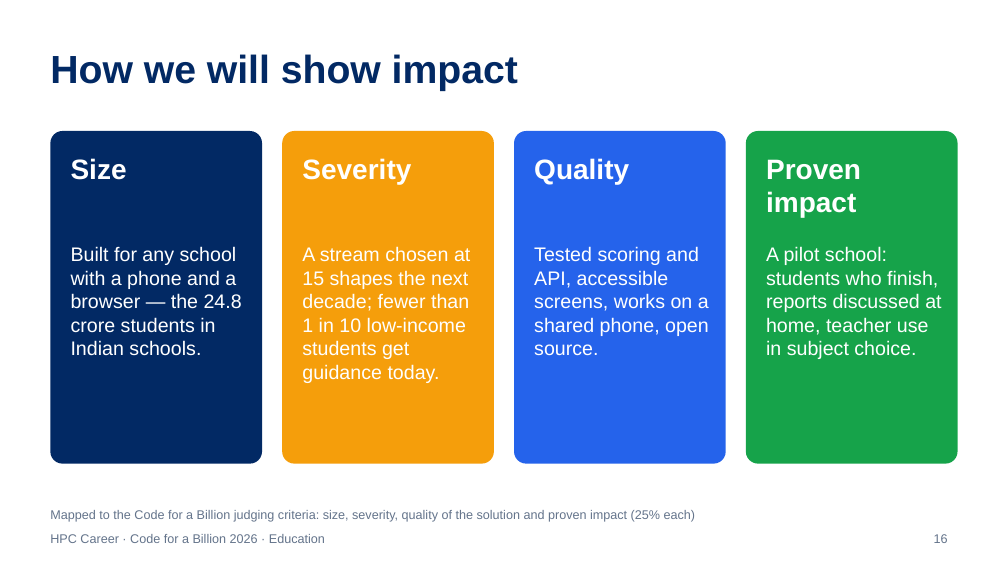
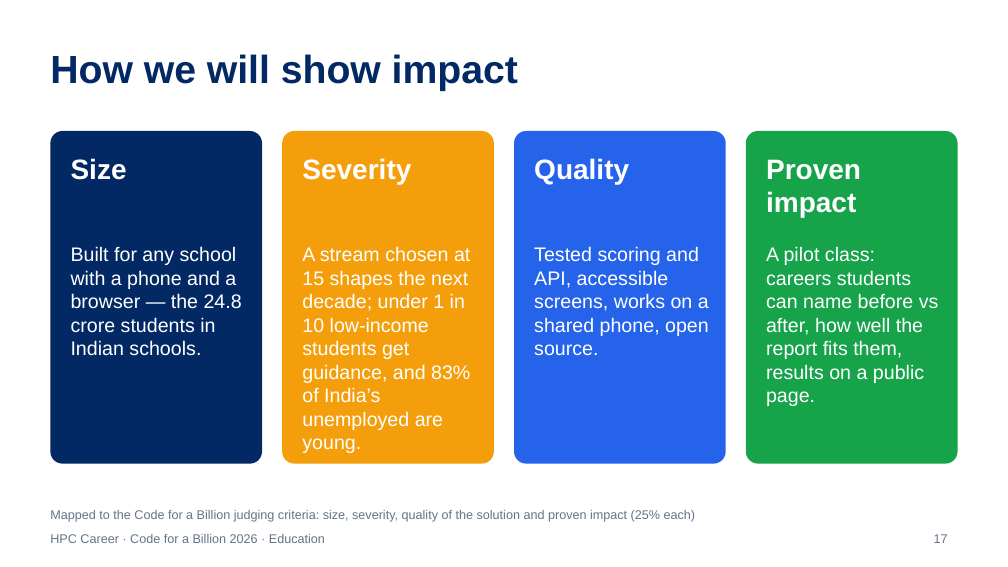
Before and after one commit to om-1115/hpc-career-agent, a slide deck: slide 17 of docs/HPC-Career-Explainer.pptx (slide 16 before the commit). Drawn at 1008x567 pixels with LibreOffice and Linux fonts; fonts in the diff are those of the drawing. Boxes give left, top, right and bottom in pixels: in the first picture for what was removed or moved away, otherwise in the second. Text is boxed around its words. In the diff, an @@ line names an element or a change of style, - is before the commit and + after.

```diff
--- a/docs/HPC-Career-Explainer.pptx
+++ b/docs/HPC-Career-Explainer.pptx
@@ text at (302, 246, 470, 453): text changed @@
-A stream chosen at 15 shapes the next decade; fewer than 1 in 10 low-income students get guidance today.
+A stream chosen at 15 shapes the next decade; under 1 in 10 low-income students get guidance, and 83% of India’s unemployed are young.
@@ text at (766, 246, 939, 406): text changed @@
-A pilot school: students who finish, reports discussed at home, teacher use in subject choice.
+A pilot class: careers students can name before vs after, how well the report fits them, results on a public page.
@@ page number at (934, 534, 948, 543): text changed @@
-16
+17
```
Also in this commit, not shown: 1 slide added, 3 other files.
